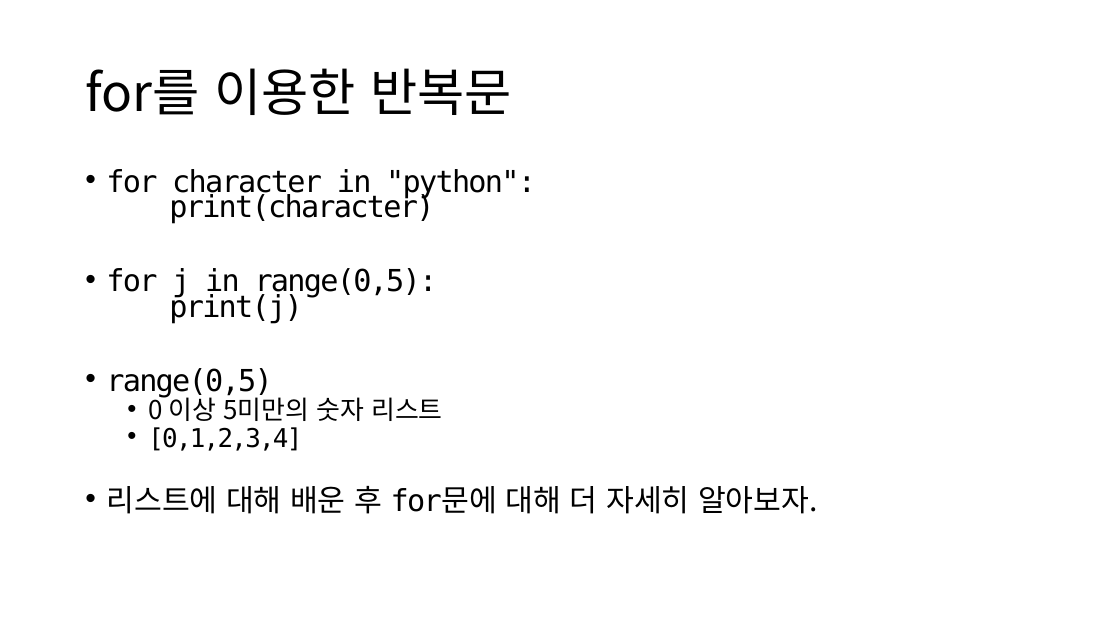
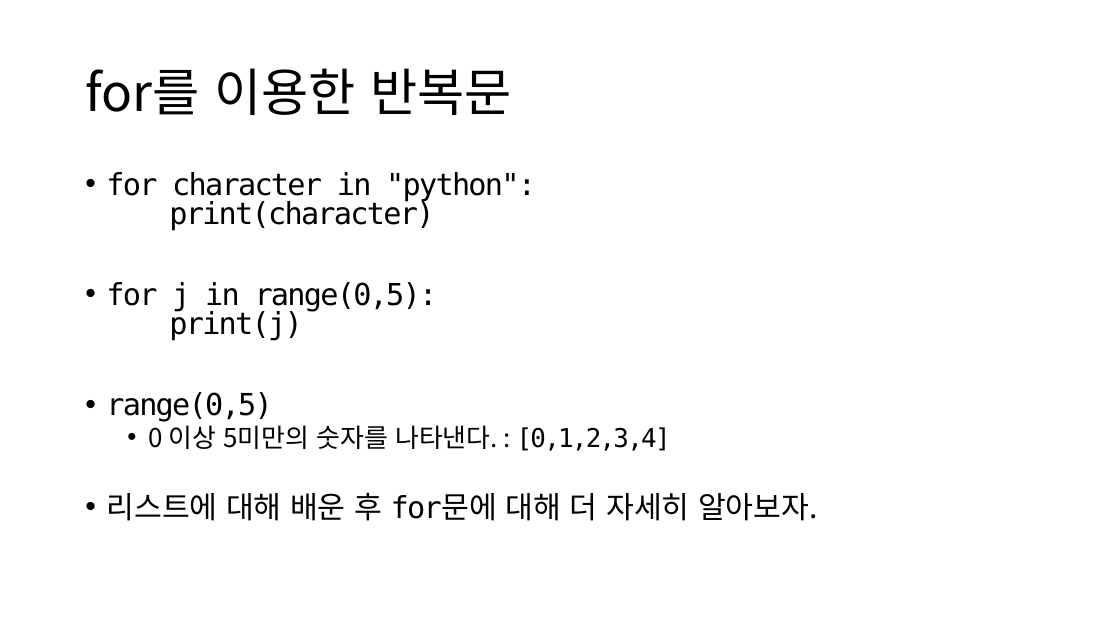
Before and after one commit to ksublee/SPuP, a slide deck: slide 31 of ppt/Python_3_조건문.pptx. Drawn at 1120x630 pixels with LibreOffice and Linux fonts; fonts in the diff are those of the drawing. Boxes give left, top, right and bottom in pixels: in the first picture for what was removed or moved away, otherwise in the second. Text is boxed around its words. In the diff, an @@ line names an element or a change of style, - is before the commit and + after.

```diff
--- a/ppt/Python_3_조건문.pptx
+++ b/ppt/Python_3_조건문.pptx
@@ text at [106, 172, 818, 521]: line spacing 0.7 to 0.8 @@
@@ text at [148, 420, 671, 451]: text changed @@
-  • 0 이상 5미만의 숫자 리스트
-  • [0,1,2,3,4]
+  • 0 이상 5미만의 숫자를 나타낸다. : [0,1,2,3,4]
```
Also in this commit, not shown: 1 other slide changed, 9 other files.
